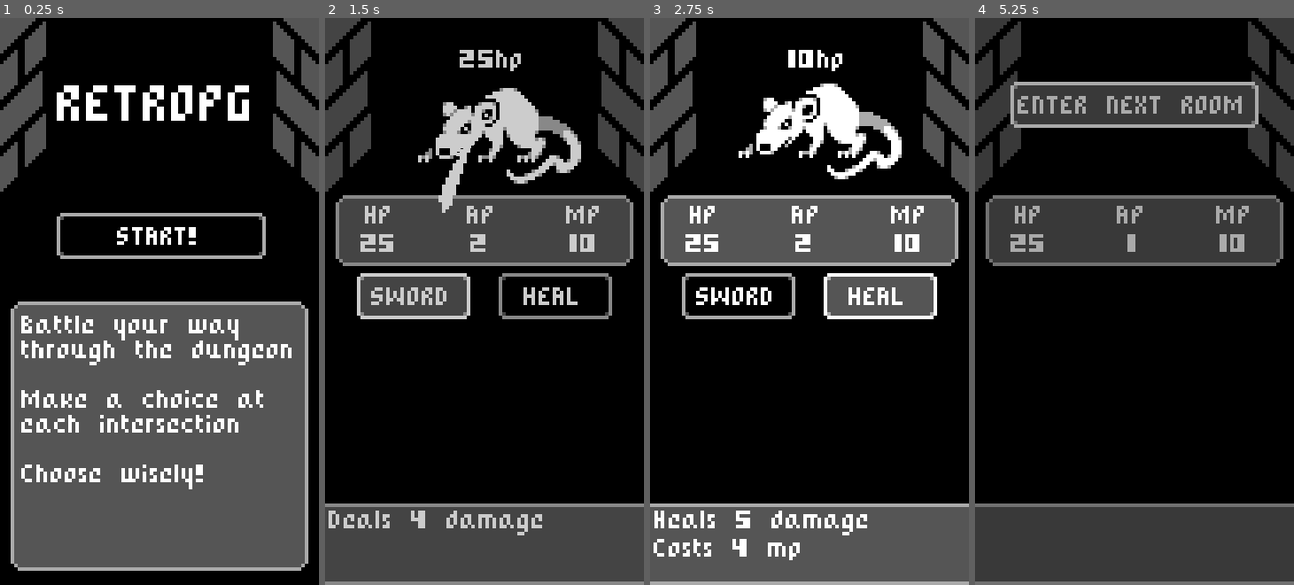
Above: before the commit, frames 1-4 (left to right).
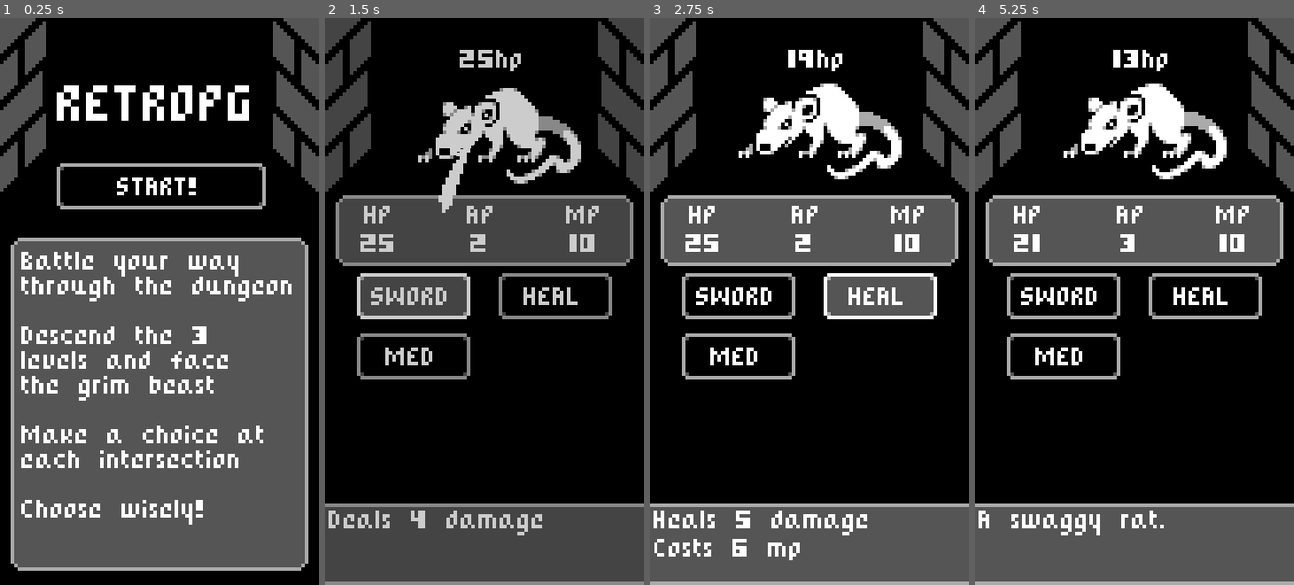
Above: after the commit, the same moments.

Repository: Bbubbee/CardPG
Game: Godot game, scene res://Scenes/main_menu.tscn
Two runs of this game, one before a commit and one after it. Both use one fixed random seed, a clock stepped at 60 frames per second and the inputs below.
Inputs (mouse positions are in pixels of both pictures, inside the frame that each line leads up to):
- Up to frame 1 (0.25 s): no input
- Up to frame 2 (1.5 s): click "START!" at 0.5 s; click "SWORD" at 1.25 s
- Up to frame 3 (2.75 s): click "HEAL" at 2 s
- Up to frame 4 (5.25 s): click (1064, 358) at 2.75 s, where only the run after the commit has a clickable "MED"; click "SWORD" at 3.5 s; click (1204, 295) at 4.25 s, where only the run before the commit has a clickable "HEAL"; click (1134, 103) at 5 s, where only the run before the commit has a clickable "ENTER NEXT ROOM"

The runs differ from the first frame. In frame 1, 21% of the frame differs, in the area x 3-97%, y 25-90%; in frame 2, 0.8%; in frame 3, 0.9%; in frame 4, 42%, in the area x 0-100%, y 0-100%.

Commit message:
add alot. intersections, next level, damage numbers to enemy

Diff:
--- /dev/null
+++ b/Scenes/Intersections/fifth_intersection.tscn
@@ -0,0 +1,8 @@
+[gd_scene load_steps=2 format=3 uid="uid://ng0vsqsmx4j2"]
+
+[ext_resource type="PackedScene" uid="uid://djb0xfvsx68s7" path="res://Scenes/intersection.tscn" id="1_vdj1a"]
+
+[node name="FifthIntersection" instance=ExtResource("1_vdj1a")]
+
+[node name="InformationText" parent="Control/InformationPanel" index="0"]
+text = "This is the fifth intersection"
--- /dev/null
+++ b/Scenes/Intersections/first_intersection.gd
@@ -0,0 +1,26 @@
+extends "res://Scripts/intersection.gd"
+
+var counter = 1
+
+func _ready():
+	information_text.text = "You enter a corridor that branches into two directions.\nDo you go left (A) or right (B)?"
+
+
+
+func _on_choice_button_a_pressed():
+	information_text.text = "Runes are etched into the walls. As you pass a sensation of renewal courses through you. \n\nMax HP +5. HP restored."
+	$Control/ButtonChoicesContainer.hide()
+	$Control/NextButton.show()
+	PlayerStats.max_hp = PlayerStats.max_hp+5
+	PlayerStats.hp = PlayerStats.max_hp
+
+
+func _on_choice_button_b_pressed():
+	information_text.text = "You find a glyph on a pedestal and pick it up. Warmth emenates from it. \n\nGained fireball. MP restored."
+	$Control/ButtonChoicesContainer.hide()
+	$Control/NextButton.show()
+	PlayerStats.action_buttons.append(load("res://Scenes/fireball_action_button.tscn"))
+
+
+func ReturnToBattle():
+	SceneTransition.ChangeScene("res://Scenes/battle.tscn")
--- /dev/null
+++ b/Scenes/Intersections/first_intersection.tscn
@@ -0,0 +1,10 @@
+[gd_scene load_steps=3 format=3 uid="uid://l0ng86n5dnob"]
+
+[ext_resource type="PackedScene" uid="uid://djb0xfvsx68s7" path="res://Scenes/intersection.tscn" id="1_geny0"]
+[ext_resource type="Script" path="res://Scenes/Intersections/first_intersection.gd" id="2_n2idx"]
+
+[node name="FirstIntersection" instance=ExtResource("1_geny0")]
+script = ExtResource("2_n2idx")
+
+[node name="InformationText" parent="Control/InformationPanel" index="0"]
+text = "This is the first intersection. Choose A or B. "
--- /dev/null
+++ b/Scenes/Intersections/fourth_intersection.tscn
@@ -0,0 +1,8 @@
+[gd_scene load_steps=2 format=3 uid="uid://bvc7fxu1uqmvv"]
+
+[ext_resource type="PackedScene" uid="uid://djb0xfvsx68s7" path="res://Scenes/intersection.tscn" id="1_8a5kt"]
+
+[node name="FourthIntersection" instance=ExtResource("1_8a5kt")]
+
+[node name="InformationText" parent="Control/InformationPanel" index="0"]
+text = "This is the fourth intersection"
--- /dev/null
+++ b/Scenes/Intersections/second_intersection.gd
@@ -0,0 +1 @@
+extends "res://Scripts/intersection.gd"
--- /dev/null
+++ b/Scenes/Intersections/second_intersection.tscn
@@ -0,0 +1,10 @@
+[gd_scene load_steps=3 format=3 uid="uid://1y6myave76dt"]
+
+[ext_resource type="PackedScene" uid="uid://djb0xfvsx68s7" path="res://Scenes/intersection.tscn" id="1_asik4"]
+[ext_resource type="Script" path="res://Scenes/Intersections/second_intersection.gd" id="2_a01vy"]
+
+[node name="SecondIntersection" instance=ExtResource("1_asik4")]
+script = ExtResource("2_a01vy")
+
+[node name="InformationText" parent="Control/InformationPanel" index="0"]
+text = "This is intersection 2"
--- /dev/null
+++ b/Scenes/Intersections/sixth_intersection.tscn
@@ -0,0 +1,8 @@
+[gd_scene load_steps=2 format=3 uid="uid://cft6762n67okn"]
+
+[ext_resource type="PackedScene" uid="uid://djb0xfvsx68s7" path="res://Scenes/intersection.tscn" id="1_iw2vs"]
+
+[node name="SixthIntersection" instance=ExtResource("1_iw2vs")]
+
+[node name="InformationText" parent="Control/InformationPanel" index="0"]
+text = "This is the sixth intersection"
--- /dev/null
+++ b/Scenes/Intersections/third_intersection.tscn
@@ -0,0 +1,8 @@
+[gd_scene load_steps=2 format=3 uid="uid://c5nj4hcxdo1ty"]
+
+[ext_resource type="PackedScene" uid="uid://djb0xfvsx68s7" path="res://Scenes/intersection.tscn" id="1_mhumt"]
+
+[node name="ThirdIntersection" instance=ExtResource("1_mhumt")]
+
+[node name="InformationText" parent="Control/InformationPanel" index="0"]
+text = "This is the third intersection"
--- a/Scenes/battle.tscn
+++ b/Scenes/battle.tscn
@@ -6,6 +6,7 @@
 [ext_resource type="PackedScene" uid="uid://brlapv87vsvdr" path="res://Scenes/rat.tscn" id="2_6p6l0"]
 [ext_resource type="PackedScene" uid="uid://dbosj7fd2lipf" path="res://Scenes/slime.tscn" id="5_nr7ws"]
 [ext_resource type="Script" path="res://Scripts/StatsPanel.gd" id="6_i8yhs"]
+[ext_resource type="Script" path="res://Scripts/BattleActionButtons.gd" id="7_h6moi"]
 
 [sub_resource type="Animation" id="Animation_qty82"]
 resource_name = "FadeToNewRoom"
@@ -155,6 +156,7 @@
 offset_bottom = 136.0
 theme_override_constants/h_separation = 8
 columns = 2
+script = ExtResource("7_h6moi")
 
 [node name="Fade" type="ColorRect" parent="."]
 modulate = Color(1, 1, 1, 0)
--- a/Scenes/enemy.tscn
+++ b/Scenes/enemy.tscn
@@ -1,8 +1,40 @@
-[gd_scene load_steps=9 format=3 uid="uid://dim4havfaaoc0"]
+[gd_scene load_steps=12 format=3 uid="uid://dim4havfaaoc0"]
 
 [ext_resource type="Script" path="res://Scripts/Enemy.gd" id="1_qwbgn"]
 [ext_resource type="Texture2D" uid="uid://ypc0hl0s73cm" path="res://Assets/Images/Rat.png" id="2_y78ws"]
 [ext_resource type="PackedScene" uid="uid://c8emammtcxswt" path="res://Scenes/hover_info.tscn" id="3_ux1kq"]
+
+[sub_resource type="Animation" id="Animation_6wed3"]
+resource_name = "DamageTaken"
+tracks/0/type = "value"
+tracks/0/imported = false
+tracks/0/enabled = true
+tracks/0/path = NodePath(".:modulate")
+tracks/0/interp = 1
+tracks/0/loop_wrap = true
+tracks/0/keys = {
+"times": PackedFloat32Array(0, 0.75),
+"transitions": PackedFloat32Array(1, 1),
+"update": 0,
+"values": [Color(1, 1, 1, 1), Color(1, 1, 1, 0)]
+}
+tracks/1/type = "value"
+tracks/1/imported = false
+tracks/1/enabled = true
+tracks/1/path = NodePath(".:position")
+tracks/1/interp = 0
+tracks/1/loop_wrap = true
+tracks/1/keys = {
+"times": PackedFloat32Array(0, 0.1, 0.2, 0.3, 0.4, 0.5, 0.6, 0.7),
+"transitions": PackedFloat32Array(1, 1, 1, 1, 1, 1, 1, 1),
+"update": 0,
+"values": [Vector2(2, -27), Vector2(3, -28), Vector2(4, -26), Vector2(2, -27), Vector2(1, -25), Vector2(2, -26), Vector2(3, -24), Vector2(2, -26)]
+}
+
+[sub_resource type="AnimationLibrary" id="AnimationLibrary_vvqox"]
+_data = {
+"DamageTaken": SubResource("Animation_6wed3")
+}
 
 [sub_resource type="Animation" id="Animation_o417c"]
 resource_name = "Attack"
@@ -94,10 +126,16 @@
 "values": [Vector2(0, 0), Vector2(-2, 2), Vector2(-2, -2), Vector2(2, 2), Vector2(0, 0)]
 }
 
+[sub_resource type="Animation" id="Animation_ei6ol"]
+resource_name = "HealthLowered"
+length = 0.75
+step = 0.05
+
 [sub_resource type="AnimationLibrary" id="AnimationLibrary_qcbya"]
 _data = {
 "Attack": SubResource("Animation_o417c"),
 "Fades": SubResource("Animation_drugu"),
+"HealthLowered": SubResource("Animation_ei6ol"),
 "RESET": SubResource("Animation_edudm"),
 "Shake": SubResource("Animation_yyqpm")
 }
@@ -108,7 +146,7 @@
 [node name="Sprite" type="Sprite2D" parent="."]
 texture = ExtResource("2_y78ws")
 
-[node name="Label" type="Label" parent="."]
+[node name="HealthLabel" type="Label" parent="."]
 offset_left = -11.0
 offset_top = -25.0
 offset_right = 11.0
@@ -118,6 +156,23 @@
 horizontal_alignment = 1
 vertical_alignment = 1
 
+[node name="DamageTakenLabel" type="Label" parent="."]
+modulate = Color(1, 1, 1, 0)
+offset_left = 2.0
+offset_top = -26.0
+offset_right = 24.0
+offset_bottom = -17.0
+theme_override_font_sizes/font_size = 5
+text = "-4
+"
+horizontal_alignment = 1
+vertical_alignment = 1
+
+[node name="DamageTakenPlayer" type="AnimationPlayer" parent="DamageTakenLabel"]
+libraries = {
+"": SubResource("AnimationLibrary_vvqox")
+}
+
 [node name="AnimationPlayer" type="AnimationPlayer" parent="."]
 libraries = {
 "": SubResource("AnimationLibrary_qcbya")
--- a/Scenes/heal_action_button.tscn
+++ b/Scenes/heal_action_button.tscn
@@ -9,4 +9,4 @@
 
 [node name="HoverInfo" parent="." index="0"]
 description = "Heals 5 damage
-Costs 4 mp "
+Costs 6 mp "
--- a/Scenes/intersection.tscn
+++ b/Scenes/intersection.tscn
@@ -42,9 +42,7 @@
 grow_horizontal = 2
 grow_vertical = 2
 theme_override_constants/line_separation = 2
-text = "You see a figure in the shadows
-
-Do you confront it (A) or sneak around (B)? "
+text = "This is the base intersection. Choose A or B. "
 
 [node name="ButtonChoicesContainer" type="HBoxContainer" parent="Control"]
 layout_mode = 1
@@ -69,5 +67,23 @@
 size_flags_horizontal = 3
 text = "B"
 
+[node name="NextButton" type="Button" parent="Control"]
+visible = false
+layout_mode = 1
+anchors_preset = 7
+anchor_left = 0.5
+anchor_top = 1.0
+anchor_right = 0.5
+anchor_bottom = 1.0
+offset_left = -42.0
+offset_top = -38.0
+offset_right = 42.0
+offset_bottom = -16.0
+grow_horizontal = 2
+grow_vertical = 0
+size_flags_horizontal = 3
+text = "NEXT"
+
 [connection signal="pressed" from="Control/ButtonChoicesContainer/ChoiceButtonA" to="." method="_on_choice_button_a_pressed"]
 [connection signal="pressed" from="Control/ButtonChoicesContainer/ChoiceButtonB" to="." method="_on_choice_button_b_pressed"]
+[connection signal="pressed" from="Control/NextButton" to="." method="_on_next_button_pressed"]
--- /dev/null
+++ b/Scenes/level_2.tscn
@@ -0,0 +1,45 @@
+[gd_scene load_steps=3 format=3 uid="uid://ddtltle6igvee"]
+
+[ext_resource type="Texture2D" uid="uid://dwkqq0vvjc80s" path="res://Assets/Images/Dungeon.png" id="1_3s4c3"]
+[ext_resource type="Script" path="res://Scripts/level_2.gd" id="1_icwpn"]
+
+[node name="Level2" type="Node"]
+script = ExtResource("1_icwpn")
+
+[node name="Dungeon" type="Sprite2D" parent="."]
+position = Vector2(45, 80)
+texture = ExtResource("1_3s4c3")
+
+[node name="TitleLable" type="Label" parent="."]
+anchors_preset = 8
+anchor_left = 0.5
+anchor_top = 0.5
+anchor_right = 0.5
+anchor_bottom = 0.5
+offset_left = -33.0
+offset_top = -44.0
+offset_right = 33.0
+offset_bottom = 8.0
+grow_horizontal = 2
+grow_vertical = 2
+theme_override_font_sizes/font_size = 12
+text = "You have reached level 2"
+horizontal_alignment = 1
+vertical_alignment = 1
+autowrap_mode = 2
+
+[node name="StartButton" type="Button" parent="."]
+anchors_preset = 8
+anchor_left = 0.5
+anchor_top = 0.5
+anchor_right = 0.5
+anchor_bottom = 0.5
+offset_left = -29.5
+offset_top = 29.0
+offset_right = 29.5
+offset_bottom = 42.0
+grow_horizontal = 2
+grow_vertical = 2
+text = "Continue"
+
+[connection signal="pressed" from="StartButton" to="." method="_on_start_button_pressed"]
--- /dev/null
+++ b/Scenes/level_3.gd
@@ -0,0 +1,4 @@
+extends "res://Scripts/level_2.gd"
+
+func _on_start_button_pressed():
+	SceneTransition.ChangeScene("res://Scenes/Intersections/fourth_intersection.tscn")
--- /dev/null
+++ b/Scenes/level_3.tscn
@@ -0,0 +1,10 @@
+[gd_scene load_steps=3 format=3 uid="uid://x5qi66o16t5m"]
+
+[ext_resource type="PackedScene" uid="uid://ddtltle6igvee" path="res://Scenes/level_2.tscn" id="1_jwuex"]
+[ext_resource type="Script" path="res://Scenes/level_3.gd" id="2_3ndlp"]
+
+[node name="Level3" instance=ExtResource("1_jwuex")]
+script = ExtResource("2_3ndlp")
+
+[node name="TitleLable" parent="." index="1"]
+text = "You have reached the final level."
--- a/Scenes/main_menu.tscn
+++ b/Scenes/main_menu.tscn
@@ -36,9 +36,9 @@
 anchor_right = 0.5
 anchor_bottom = 0.5
 offset_left = -29.5
-offset_top = -25.0
+offset_top = -39.0
 offset_right = 29.5
-offset_bottom = -12.0
+offset_bottom = -26.0
 grow_horizontal = 2
 grow_vertical = 2
 text = "START!"
@@ -49,7 +49,7 @@
 anchor_right = 1.0
 anchor_bottom = 1.0
 offset_left = 3.0
-offset_top = 80.0
+offset_top = 62.0
 offset_right = -3.0
 offset_bottom = -4.0
 grow_horizontal = 2
@@ -69,6 +69,8 @@
 theme_override_constants/line_separation = 2
 text = "Battle your way through the dungeon
 
+Descend the 3 levels and face the grim beast
+
 Make a choice at each intersection
 
 Choose wisely!"
--- a/Scripts/Action Buttons/action_button.gd
+++ b/Scripts/Action Buttons/action_button.gd
@@ -2,9 +2,6 @@
 
 var battle_units = preload("res://Assets/Resources/BattleUnits.tres")
 var pressable = true
-
-#func _ready():
-#	$Cooldown.start()
 
 func _on_pressed():
 	pass
--- /dev/null
+++ b/Scripts/BattleActionButtons.gd
@@ -0,0 +1,8 @@
+extends GridContainer
+
+
+
+func _ready():
+	for scene in PlayerStats.action_buttons:
+		var button = scene.instantiate()
+		add_child(button)
--- a/Scripts/Enemy.gd
+++ b/Scripts/Enemy.gd
@@ -8,8 +8,10 @@
 @export var attack_damage: int = 4
 @export var max_hp: int = 35
 
-@onready var hp_label = $Label
+@onready var hp_label = $HealthLabel
+@onready var damage_taken_label = $DamageTakenLabel
 @onready var animation_player = $AnimationPlayer
+@onready var damage_taken_animation_player = $DamageTakenLabel/DamageTakenPlayer
 @onready var hp = max_hp:
 	set(new_hp):
 		hp = clamp(new_hp, 0, max_hp)
@@ -17,6 +19,7 @@
 
 
 func _ready():
+	damage_taken_label.hide()
 	hp_label.text = str(hp)+"hp"
 	battle_units.enemy = self
 
@@ -34,28 +37,28 @@
 
 
 func Attack() -> void:
+
 	animation_player.play("Attack")  # Calls DealDamage().
 	await animation_player.animation_finished
 	emit_signal("end_turn")
 
-
 func DealDamage():
 	PlayerStats.hp -= attack_damage
-
 
 func TakeDamage(amount):
 	animation_player.play("Shake")
 	await animation_player.animation_finished
 	self.hp -= amount
+	ShowDamageTaken(amount)
 
 	if IsDead():
 		Dies()
-
 
 func Dies():
 	# TEMP: Removes enemy from battle_units early so that the player can not
 	# attack it once it's in the process of dying.
 	battle_units.enemy = null
+
 
 	animation_player.play("Fades")
 	await animation_player.animation_finished
@@ -65,3 +68,9 @@
 
 func IsDead():
 	return hp <= 0  # If dead return true.
+
+func ShowDamageTaken(damage):
+	print("play animation")
+	damage_taken_label.text = "-"+str(damage)
+	damage_taken_label.show()
+	damage_taken_animation_player.play("DamageTaken")
--- a/Scripts/PlayerStats.gd
+++ b/Scripts/PlayerStats.gd
@@ -16,11 +16,12 @@
 var max_mp = 10
 var mp = max_mp:
 	set = SetMp
-@export var damage = 15
-@export var fireball_damage = 8
-var action_buttons : Array[Button]
+var damage = 6
+var fireball_damage = 9
+var action_buttons : Array[PackedScene]
 
-var SWORD = load("res://Scenes/sword_action_button.tscn")
+# Keeps track of what intersection the player is at
+var intersection = 1
 
 
 func SetHp(new_hp):
@@ -39,5 +40,6 @@
 
 
 func _ready():
-	action_buttons.append(load("res://Scenes/sword_action_button.tscn").instantiate())
-	action_buttons.append(load("res://Scenes/heal_action_button.tscn").instantiate())
+	action_buttons.append(load("res://Scenes/sword_action_button.tscn"))
+	action_buttons.append(load("res://Scenes/heal_action_button.tscn"))
+	action_buttons.append(load("res://Scenes/meditate_button.tscn"))
--- a/Scripts/Slash.gd
+++ b/Scripts/Slash.gd
@@ -2,5 +2,5 @@
 
 
 # Destroy Slash node when animation is finished
-func _on_animation_player_animation_finished(anim_name):
+func _on_animation_player_animation_finished(_anim_name):
 	queue_free()
--- a/Scripts/battle.gd
+++ b/Scripts/battle.gd
@@ -8,14 +8,14 @@
 @export var enemies : Array[PackedScene]
 
 
-
-
 var battle_units = preload("res://Assets/Resources/BattleUnits.tres")
 
 func _ready():
 	CreateNewEnemy()
-	CreateActionButtons()
 	StartPlayerTurn()
+
+func _exit_tree():
+	PlayerStats.intersection += 1
 
 
 func StartPlayerTurn():
@@ -37,7 +37,29 @@
 
 
 func _on_next_room_button_pressed():
-	SceneTransition.ChangeScene("res://Scenes/battle.tscn")
+	next_room_button.disabled = true
+	print(PlayerStats.intersection)
+
+	match PlayerStats.intersection:
+		3:
+			SceneTransition.ChangeScene("res://Scenes/Intersections/first_intersection.tscn")
+		6:
+			SceneTransition.ChangeScene("res://Scenes/level_2.tscn")
+			# Goes to second intersection after.
+		9:
+			SceneTransition.ChangeScene("res://Scenes/Intersections/third_intersection.tscn")
+		12:
+			SceneTransition.ChangeScene("res://Scenes/level_3.tscn")
+			# Goes to fourth intersection after.
+		15:
+			SceneTransition.ChangeScene("res://Scenes/Intersections/fifth_intersection.tscn")
+		18:
+			SceneTransition.ChangeScene("res://Scenes/Intersections/sixth_intersection.tscn")
+			# Show boss message after. Heal and restore mana.
+		_:
+			SceneTransition.ChangeScene("res://Scenes/battle.tscn")
+
+
 
 
 func _on_enemy_died():
@@ -50,7 +72,3 @@
 	battle_units.enemy = enemy
 	enemy_position.add_child(enemy)
 	enemy.died.connect(_on_enemy_died)
-
-func CreateActionButtons():
-	for action_button in PlayerStats.action_buttons:
-		player_battle_action_buttons.add_child(action_button)
--- a/Scripts/intersection.gd
+++ b/Scripts/intersection.gd
@@ -1,12 +1,14 @@
 extends Node
 
-
-
-# Each button press affects PlayerStats.gd
+@onready var information_text = $Control/InformationPanel/InformationText
 
 func _on_choice_button_a_pressed():
-	pass
+	SceneTransition.ChangeScene("res://Scenes/battle.tscn")
 
 
 func _on_choice_button_b_pressed():
-	pass
+	SceneTransition.ChangeScene("res://Scenes/battle.tscn")
+
+
+func _on_next_button_pressed():
+	SceneTransition.ChangeScene("res://Scenes/battle.tscn")
--- /dev/null
+++ b/Scripts/level_2.gd
@@ -0,0 +1,6 @@
+extends Node
+
+
+
+func _on_start_button_pressed():
+	SceneTransition.ChangeScene("res://Scenes/Intersections/second_intersection.tscn")
Not shown: 1 places in Scenes/battle.tscn that only renumber resources
Not shown, added: export_presets.cfg
Not shown, added: Exports/Export1/export.console.exe
Not shown, added: Exports/Export1/export.exe
Not shown, added: Exports/Export1/export.pck
